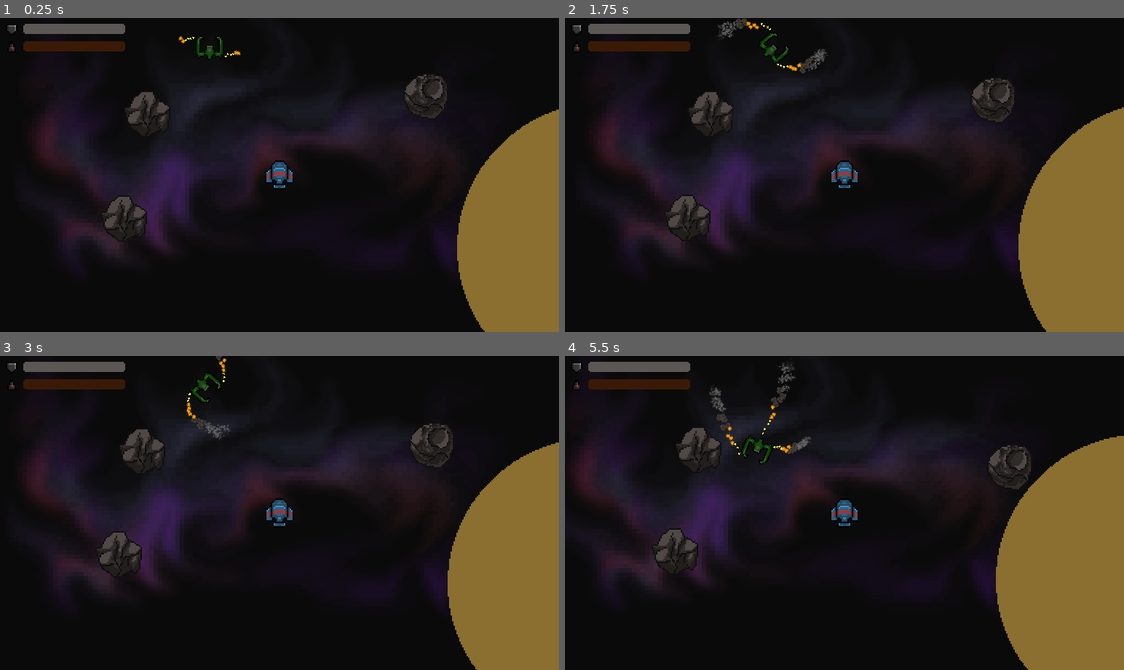
Above: before the commit, frames 1-4 (two rows, left to right).
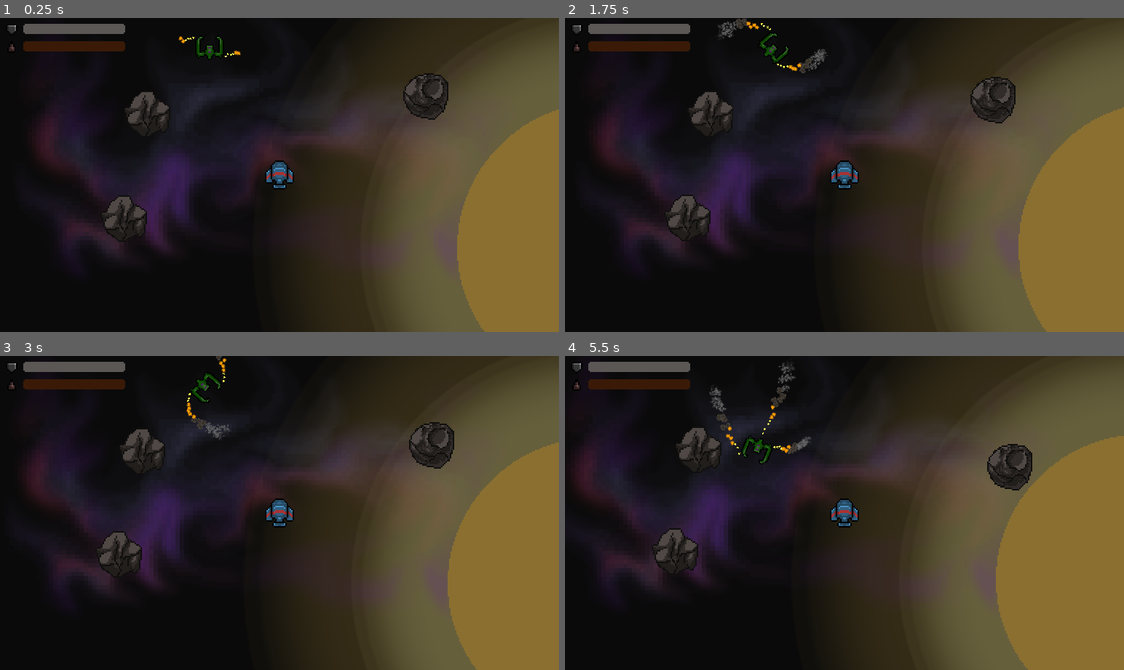
Above: after the commit, the same moments.

Repository: WekufuStudios/A-new-home
Game: Godot game, scene res://Game.tscn
The game is run twice, just before and just after one commit, with the same random seed, the same clock (stepped at 60 frames per second) and the same inputs.
Inputs:
- Up to frame 1 (0.25 s): no input
- Up to frame 2 (1.75 s): no input
- Up to frame 3 (3 s): no input
- Up to frame 4 (5.5 s): no input

The runs differ from the first frame. In frame 1, 31% of the frame differs, in the area x 52-100%, y 0-100%; in frame 2, 31%; in frame 3, 31%; in frame 4, 32%, in the area x 48-100%, y 0-100%.

Commit message:
atmosferas

Diff:
--- a/space_bodies/planets/Planet1.tscn
+++ b/space_bodies/planets/Planet1.tscn
@@ -1,6 +1,7 @@
-[gd_scene load_steps=5 format=3 uid="uid://drsgpprg0hjko"]
+[gd_scene load_steps=6 format=3 uid="uid://drsgpprg0hjko"]
 
 [ext_resource type="PackedScene" uid="uid://bjimy57b5y01b" path="res://space_bodies/planets/Planet.tscn" id="1_um5hn"]
+[ext_resource type="Texture2D" uid="uid://dht2525vxhst2" path="res://assets/art/planets/atmosphere.png" id="2_272pj"]
 [ext_resource type="Texture2D" uid="uid://bp86loua6w2id" path="res://assets/art/planets/planet_01.png" id="2_elxhi"]
 [ext_resource type="Texture2D" uid="uid://dd1pkqw5jru5x" path="res://assets/art/planets/planet_normal.png" id="3_dv0m4"]
 
@@ -10,5 +11,19 @@
 
 [node name="Planet1" instance=ExtResource("1_um5hn")]
 
-[node name="Sprite2D" parent="." index="0"]
+[node name="Atmosphere" type="Sprite2D" parent="." index="0"]
+modulate = Color(0.537255, 0.435294, 0.188235, 0.337255)
+z_index = -1
+texture_filter = 2
+scale = Vector2(1.3, 1.3)
+texture = ExtResource("2_272pj")
+
+[node name="Atmosphere2" type="Sprite2D" parent="." index="1"]
+modulate = Color(0.941176, 0.937255, 0.643137, 0.266667)
+z_index = -1
+texture_filter = 2
+scale = Vector2(0.9, 0.9)
+texture = ExtResource("2_272pj")
+
+[node name="Sprite2D" parent="." index="2"]
 texture = SubResource("CanvasTexture_2h1jm")
Binary file added: assets/art/planets/atmosphere.png
Not shown, added: assets/art/planets/atmosphere.png.import
